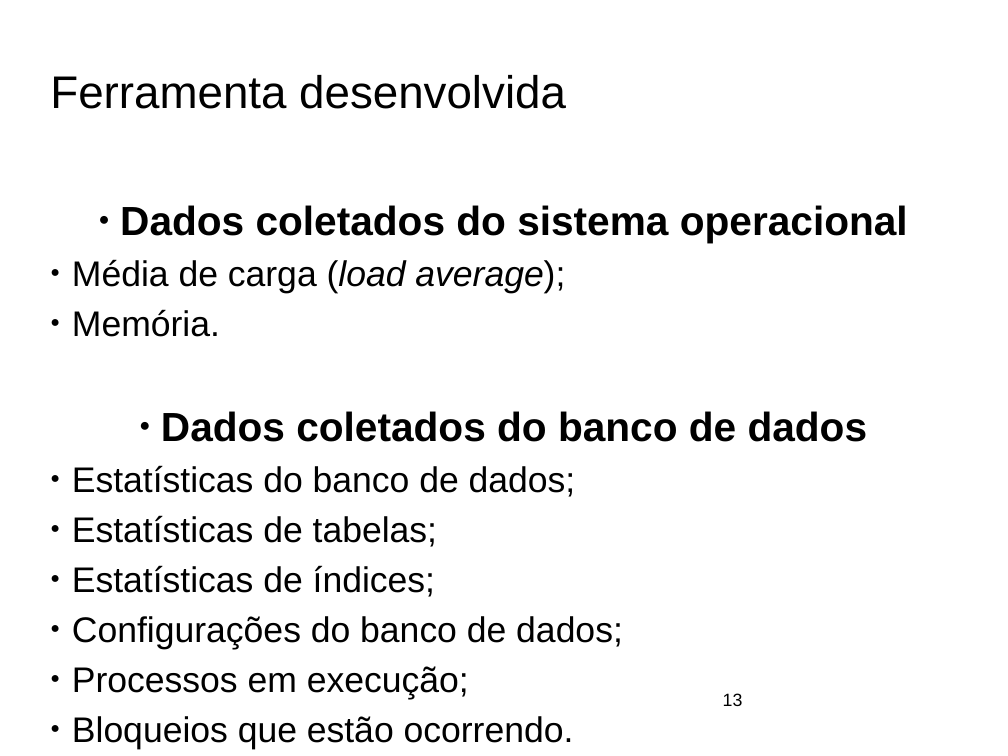
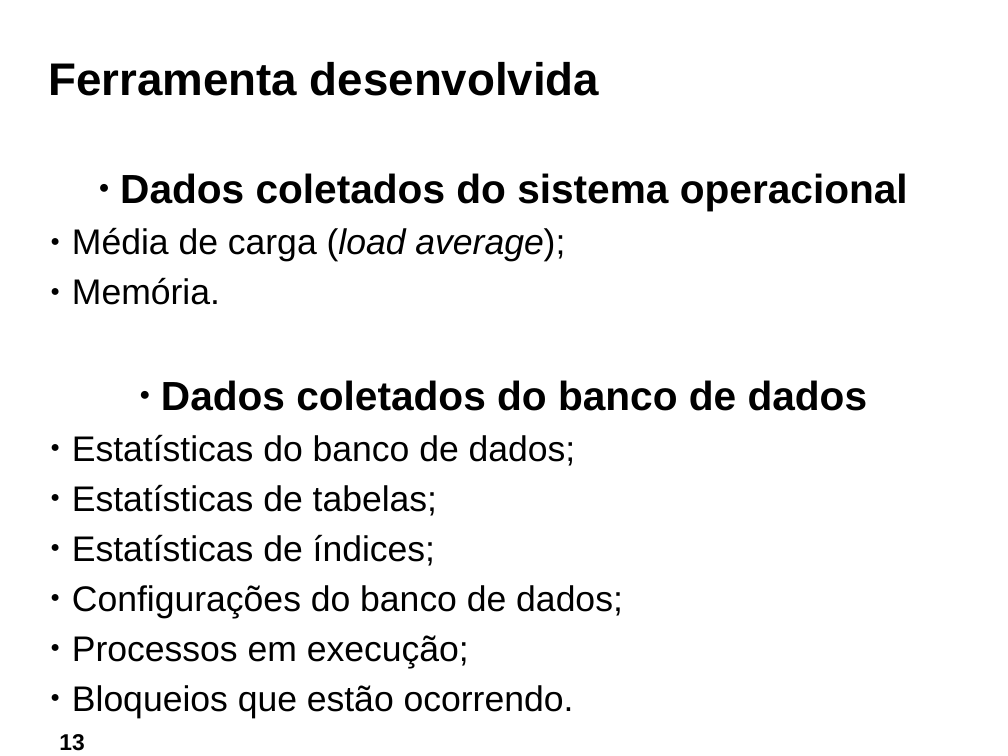
Before and after one commit to ftomasini/smdb, a slide deck: slide 13 of Documentos/FTOMASINI/FINAL/APRESENTACAO.odp. Drawn at 1008x756 pixels with LibreOffice and Linux fonts; fonts in the diff are those of the drawing; background and template pictures are left out. Boxes give left, top, right and bottom in pixels: in the first picture for what was removed or moved away, otherwise in the second. Text is boxed around its words. In the diff, an @@ line names an element or a change of style, - is before the commit and + after.

```diff
--- a/Documentos/FTOMASINI/FINAL/APRESENTACAO.odp
+++ b/Documentos/FTOMASINI/FINAL/APRESENTACAO.odp
@@ title "Ferramenta desenvolvida" at <box>48,62,599,96</box>: bold on @@
@@ text "Dados coletados do sistema operacional": place and size @@
-text "Dados coletados do sistema operacional" at <box>72,205,908,749</box>
+text "Dados coletados do sistema operacional" at <box>72,173,908,718</box>
@@ page number: place and size @@
-page number at <box>723,693,743,706</box>
+page number at <box>59,734,84,751</box>
@@ page number at <box>59,734,84,751</box>: size 14 to 18 pt, bold on; alignment left to centre @@
```
Also in this commit, not shown: 13 other slides changed, 13 slides added, 14 slides removed, 1 other file.
